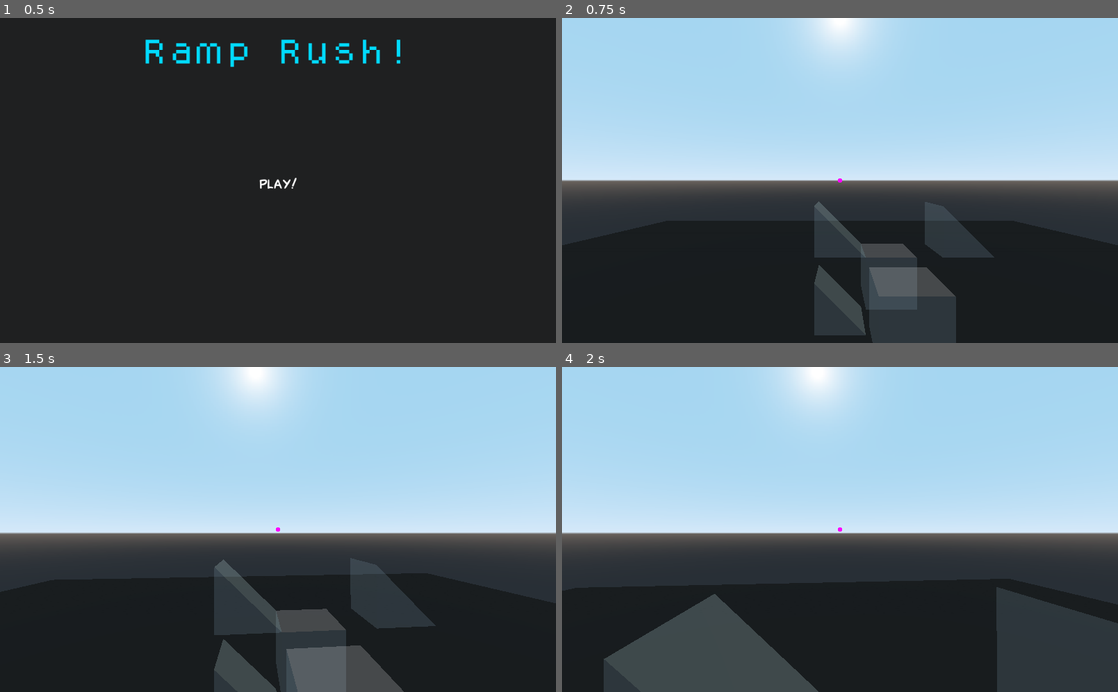
Above: before the commit, frames 1-4 (two rows, left to right).
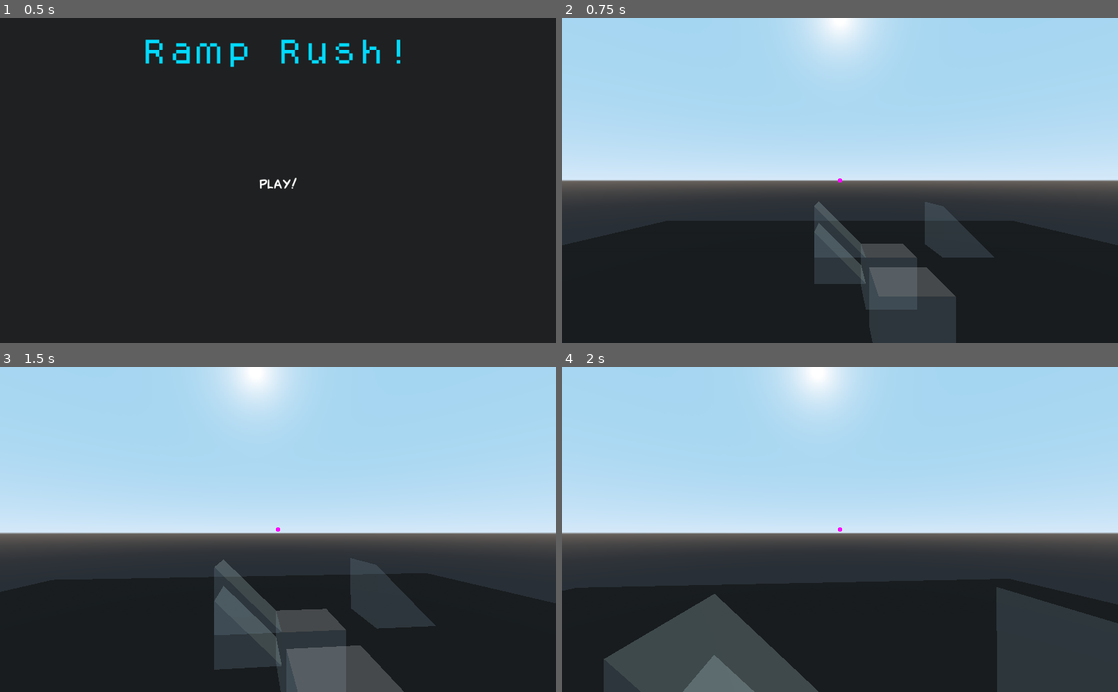
Above: after the commit, the same moments.

Repository: lpszeto/Ramp_Rush
Game: Godot game, scene res://Menu.tscn
Same seed, same stepped clock (60 frames per second), same inputs: the game is played once before the commit and once after it.
Inputs (mouse positions are in pixels of both pictures, inside the frame that each line leads up to):
- Up to frame 1 (0.5 s): no input
- Up to frame 2 (0.75 s): click "Play!" at 0.5 s
- Up to frame 3 (1.5 s): tap Enter (ui_accept) at 1.25 s; move the mouse to (305, 529) at 1.27 s; hold W (forward) from 1.28 s (still down); click (305, 529) at 1.35 s
- Up to frame 4 (2 s): keep holding W (forward); tap Enter (ui_accept) at 1.52 s

Frame 1 is identical in both runs. In frame 2, 2.0% of the frame differs, in the area x 45-55%, y 63-98%; in frame 3, 2.1%, in the area x 38-51%, y 67-100%; in frame 4, 0.7%.

Commit message:
fixed blocks touching

Diff:
--- a/Ramp Rush/Main.tscn
+++ b/Ramp Rush/Main.tscn
@@ -145,7 +145,7 @@
 text = "Try Again"
 
 [node name="Ramp2" parent="." instance=ExtResource( 4 )]
-transform = Transform( 1, 0, 0, 0, 1, 0, 0, 0, 1, 0, 2, 0 )
+transform = Transform( 1, 0, 0, 0, 1, 0, 0, 0, 1, 0, 4, 0 )
 
 [node name="Ramp3" parent="." instance=ExtResource( 4 )]
 transform = Transform( 1, 0, 0, 0, 1, 0, 0, 0, 1, 5, 5, 0 )
--- a/Ramp Rush/Ramp.tscn
+++ b/Ramp Rush/Ramp.tscn
@@ -24,6 +24,8 @@
 mesh = SubResource( 2 )
 
 [node name="Area" type="Area" parent="."]
+collision_layer = 2
+collision_mask = 512
 
 [node name="CollisionShape" type="CollisionShape" parent="Area"]
 shape = SubResource( 1 )
